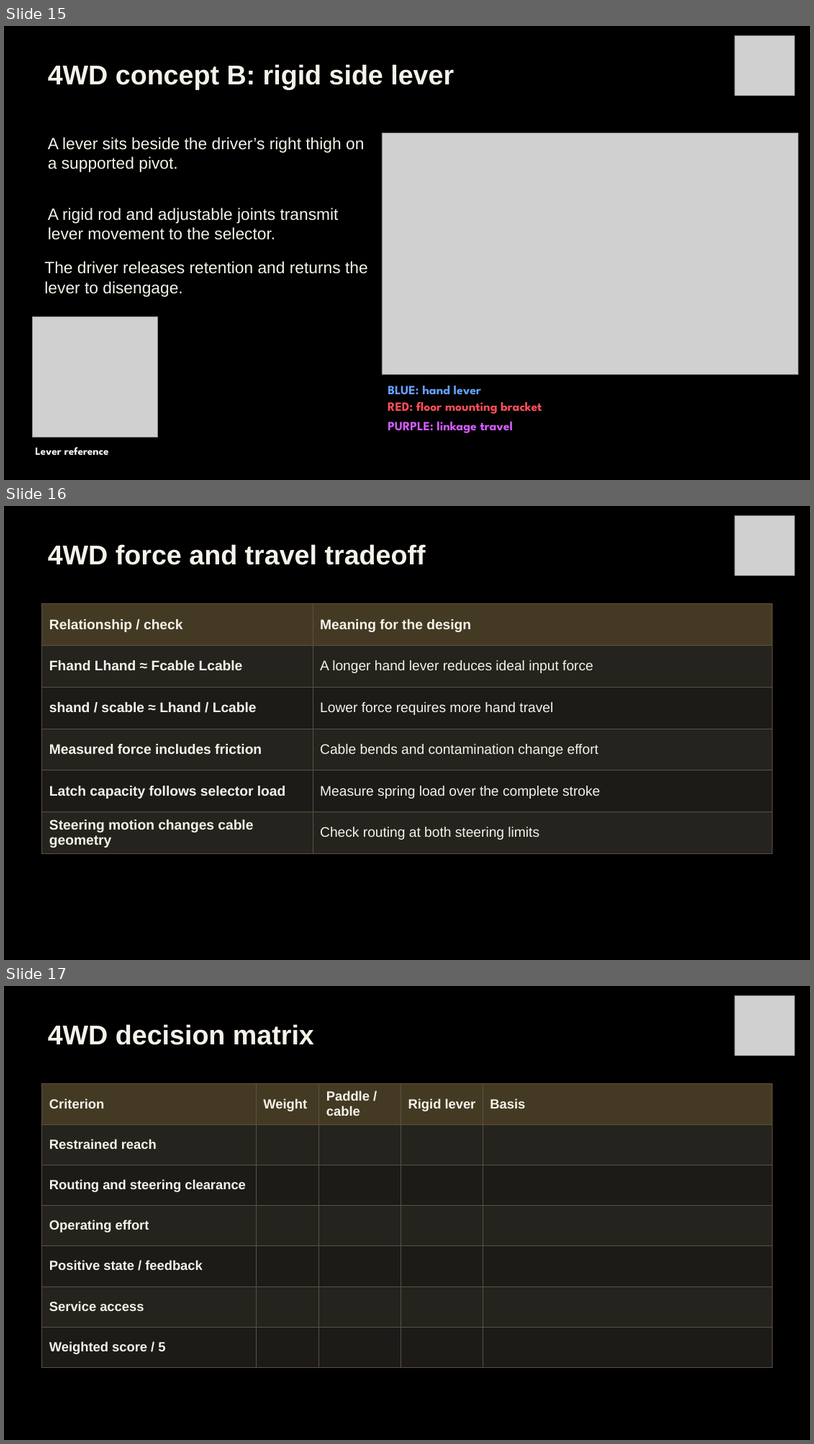
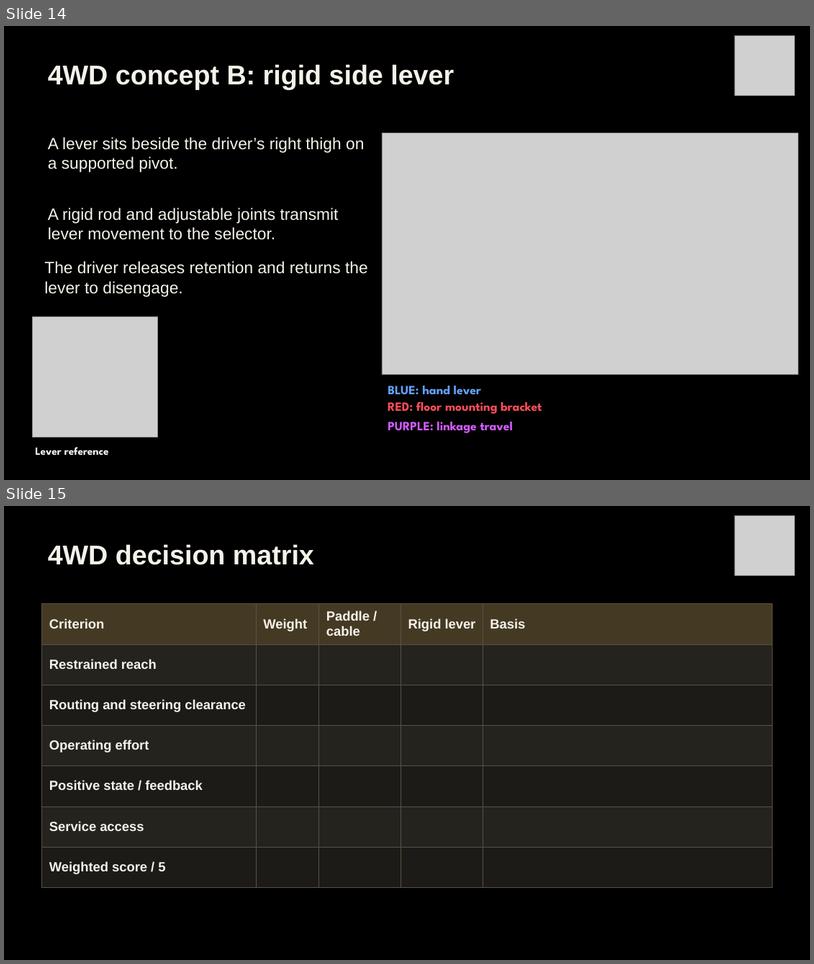
Before and after one commit to Polowater123/Aggie-Baja-Controls-The-A.B.C.-, a slide deck: PDR Draft.pptx. Shown one above the other, each under a label of ours: slides 15, 16 and 17 before the commit, slides 14 and 15 after it. The pictures are 814x1444 and 814x964 pixels, drawn with LibreOffice and Linux fonts; fonts in the diff are those of the drawing; grey boxes stand for pictures. Boxes give left, top, right and bottom in pixels: in the first picture for what was removed or moved away, otherwise in the second. Text is boxed around its words. In the diff, an @@ line names an element or a change of style, - is before the commit and + after.

```diff
--- a/PDR Draft.pptx
+++ b/PDR Draft.pptx
@@ slide 16 removed at bbox=[4, 506, 810, 960], background #000000 @@
@@ picture removed at bbox=[735, 515, 795, 576] @@
@@ text removed at bbox=[48, 544, 426, 565] @@
-4WD force and travel tradeoff
@@ table removed at bbox=[41, 603, 772, 852], 6 rows, 2 columns @@
-Relationship / check | Meaning for the design
-Fhand Lhand ≈ Fcable Lcable | A longer hand lever reduces ideal input force
-shand / scable ≈ Lhand / Lcable | Lower force requires more hand travel
-Measured force includes friction | Cable bends and contamination change effort
-Latch capacity follows selector load | Measure spring load over the complete stroke
-Steering motion changes cable geometry | Check routing at both steering limits
@@ what was slide 15 is now slide 14 @@
@@ what was slide 17 is now slide 15 @@
```
Also in this commit, not shown: 2 slides changed, 3 other slides removed, 1 other file.
